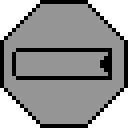
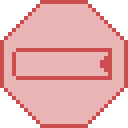
Comparing the layer stacks of the two (128, 128) images. Changes:
pixels changed over bbox(0, 0, 128, 128) (layer not identified)
